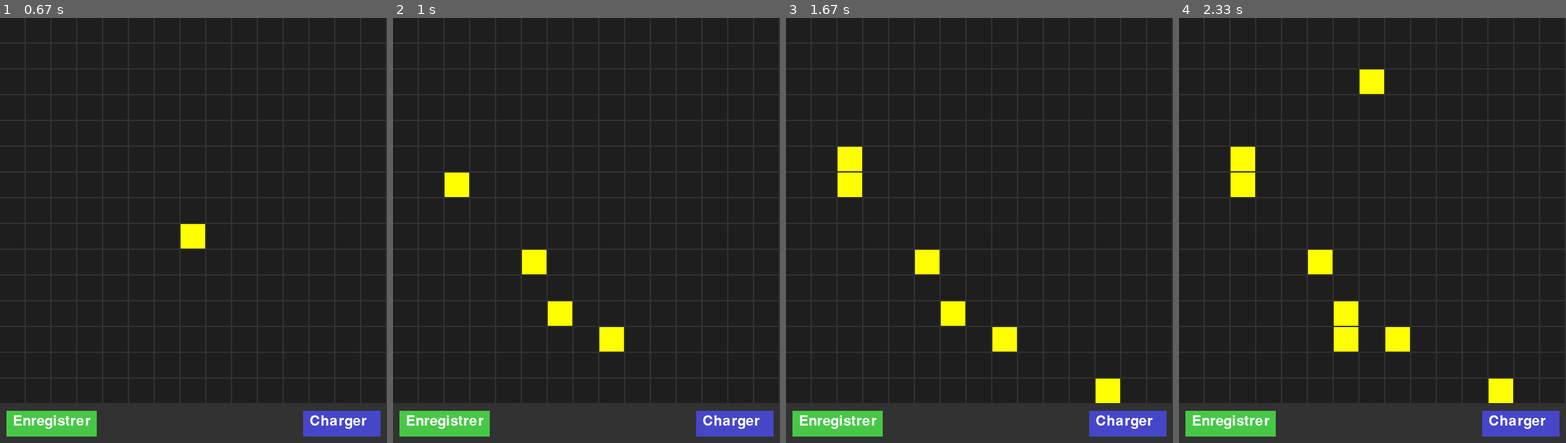
Above: before the commit, frames 1-4 (left to right).
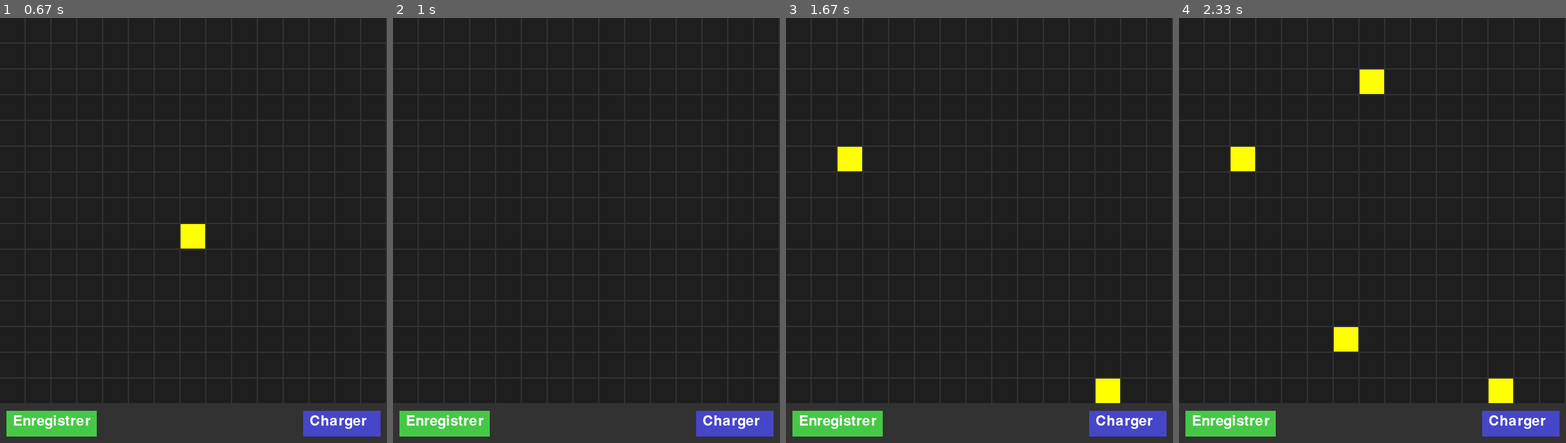
Above: after the commit, the same moments.

Repository: NeoEtIchiro/LearnPygame
Game: pygame game, started from Partie 9 Editeur/level_editor.py
Two runs of this game, one before a commit and one after it. Both use one fixed random seed, a clock stepped at 60 frames per second and the inputs below.
Inputs (mouse positions are in pixels of both pictures, inside the frame that each line leads up to):
- Up to frame 1 (0.67 s): click (193, 230) at 0.38 s
- Up to frame 2 (1 s): click "Charger" at 0.72 s
- Up to frame 3 (1.67 s): click (859, 166) at 1.05 s; click (1118, 379) at 1.38 s
- Up to frame 4 (2.33 s): click (1380, 90) at 1.72 s; click (1353, 341) at 2.05 s

Frame 1 is identical in both runs. In frame 2, 1.5% of the frame differs, in the area x 13-60%, y 36-79%; in frame 3, 1.5%; in frame 4, 1.5%.

Commit message:
modif partie 9

Diff:
--- a/Partie 9 Editeur/config.py
+++ b/Partie 9 Editeur/config.py
@@ -14,4 +14,5 @@
 HEIGHT = GRID_SIZE * CELL_SIZE + 60  # espace pour les boutons
 
 # Chemin du fichier de sauvegarde (dans le même dossier que ce script)
-SAVE_FILE = os.path.join(os.path.dirname(__file__), "level.json")
+dossier_courant = os.path.dirname(os.path.abspath(__file__))
+SAVE_FILE = os.path.join(dossier_courant, "level.json")
--- a/Partie 9 Editeur/grid.py
+++ b/Partie 9 Editeur/grid.py
@@ -5,14 +5,25 @@
 class Grid:
     def __init__(self):
         # Initialise la grille avec des cases éteintes (0)
-        self.grid = [[0 for _ in range(GRID_SIZE)] for _ in range(GRID_SIZE)]
+        line = [0 for x in range(GRID_SIZE)]
+        self.grid = [line.copy() for y in range(GRID_SIZE)]
 
     def draw(self, screen):
         # Dessine la grille sur l'écran
         for y in range(GRID_SIZE):
             for x in range(GRID_SIZE):
                 rect = pygame.Rect(x*CELL_SIZE, y*CELL_SIZE, CELL_SIZE-MARGIN, CELL_SIZE-MARGIN)
-                color = (255, 255, 0) if self.grid[y][x] else (30, 30, 30)
+                color = (30,30,30)
+                match self.grid[y][x]:
+                    case 0:
+                        color = (30, 30, 30)
+                    case 1:
+                        color = (255, 255, 0)
+                    case 2:
+                        color = (0, 255, 0)
+                    case 3:
+                        color = (255, 0, 0)
+
                 pygame.draw.rect(screen, color, rect)
 
     def toggle(self, x, y):
--- a/Partie 9 Editeur/level.json
+++ b/Partie 9 Editeur/level.json
@@ -5,13 +5,13 @@
   [0, 0, 0, 0, 0, 0, 0, 0, 0, 0, 0, 0, 0, 0, 0],
   [0, 0, 0, 0, 0, 0, 0, 0, 0, 0, 0, 0, 0, 0, 0],
   [0, 0, 0, 0, 0, 0, 0, 0, 0, 0, 0, 0, 0, 0, 0],
-  [0, 0, 1, 0, 0, 0, 0, 0, 0, 0, 0, 0, 0, 0, 0],
   [0, 0, 0, 0, 0, 0, 0, 0, 0, 0, 0, 0, 0, 0, 0],
   [0, 0, 0, 0, 0, 0, 0, 0, 0, 0, 0, 0, 0, 0, 0],
-  [0, 0, 0, 0, 0, 1, 0, 0, 0, 0, 0, 0, 0, 0, 0],
   [0, 0, 0, 0, 0, 0, 0, 0, 0, 0, 0, 0, 0, 0, 0],
-  [0, 0, 0, 0, 0, 0, 1, 0, 0, 0, 0, 0, 0, 0, 0],
-  [0, 0, 0, 0, 0, 0, 0, 0, 1, 0, 0, 0, 0, 0, 0],
+  [0, 0, 0, 0, 0, 0, 0, 0, 0, 0, 0, 0, 0, 0, 0],
+  [0, 0, 0, 0, 0, 0, 0, 0, 0, 0, 0, 0, 0, 0, 0],
+  [0, 0, 0, 0, 0, 0, 0, 0, 0, 0, 0, 0, 0, 0, 0],
+  [0, 0, 0, 0, 0, 0, 0, 0, 0, 0, 0, 0, 0, 0, 0],
   [0, 0, 0, 0, 0, 0, 0, 0, 0, 0, 0, 0, 0, 0, 0],
   [0, 0, 0, 0, 0, 0, 0, 0, 0, 0, 0, 0, 0, 0, 0]
 ]
